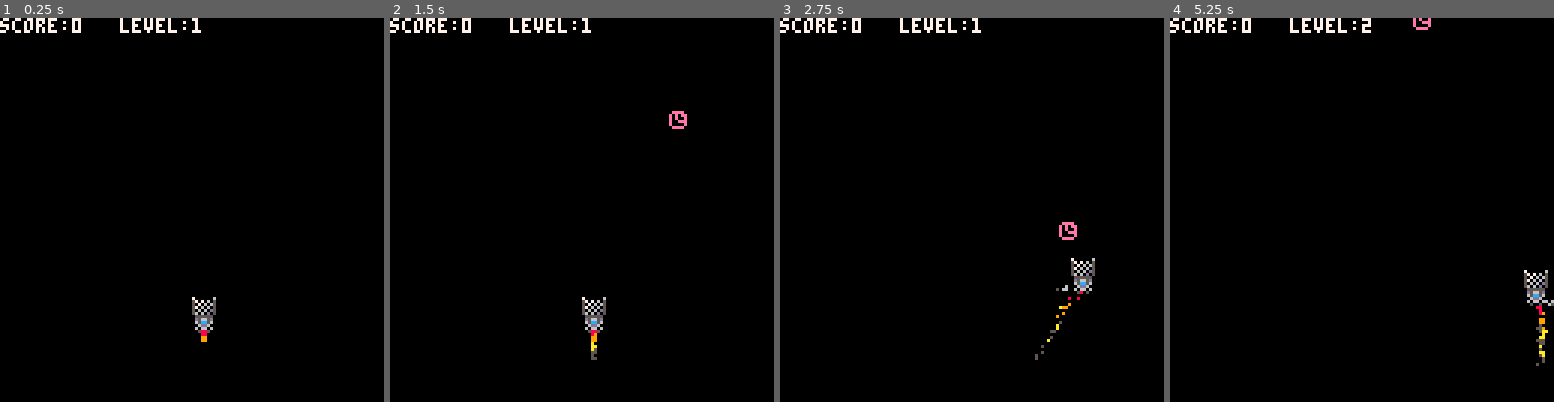
Above: before the commit, frames 1-4 (left to right).
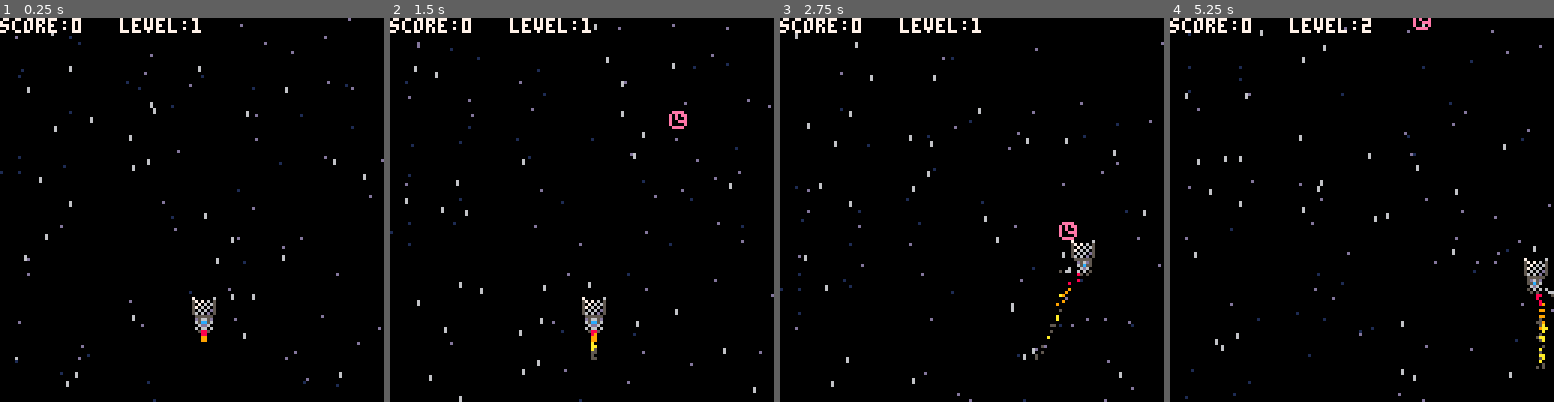
Above: after the commit, the same moments.

Repository: jacobneal65/drop-p8
Game: PICO-8 cartridge drop.p8
The game is run twice, just before and just after one commit, with the same random seed, the same clock (stepped at 60 frames per second) and the same inputs.
Inputs:
- Up to frame 1 (0.25 s): no input
- Up to frame 2 (1.5 s): no input
- Up to frame 3 (2.75 s): hold Right 1.6-2.1 s; hold Up 2.15-2.42 s; hold Right from 2.47 s (still down)
- Up to frame 4 (5.25 s): release Right at 3.03 s; hold Left 3.08-3.58 s; hold Down 3.63-3.97 s; hold Right 4.02-4.68 s; hold Up 4.73-5.03 s; hold Left from 5.08 s (still down)

The runs differ from the first frame. In frame 1, 0.8% of the frame differs, in the area x 0-100%, y 0-100%; in frame 2, 0.8%; in frame 3, 1.6%; in frame 4, 1.6%, in the area x 3-100%, y 1-100%.

Commit message:
added starfield

Diff:
--- a/drop.p8
+++ b/drop.p8
@@ -1,8 +1,7 @@
 pico-8 cartridge // http://www.pico-8.com
 version 42
 __lua__
-
---drop
+--drop game
 --by olivander65
 
 --todo:
@@ -23,7 +22,7 @@
 	max_dx=2
 	max_dy=2
 	acc=0.2
-
+	vacc=0.3--vertical acc
 	fruits={}
 	f_start=16
 	f_cnt=5
@@ -34,6 +33,18 @@
 	frict=0.90
 	level=1
 	pt=0
+
+	--stars
+	starx={}
+	stary={}
+	starspd={}
+	for i=1,100 do
+		add(starx,flr(rnd(128)))
+		add(stary,flr(rnd(128)))
+		add(starspd,rnd(1.5)+0.5)
+	end
+
+
  load_fruit()
 end
 
@@ -61,15 +72,15 @@
 	p_r=false
 	p_u=false
 	p_d=false
-
+	p_spr=2
 
 	--plyr movment
 	--left/right
-	if (btn(0)) p_dx-=acc p_l=true sfx(2)
-	if (btn(1)) p_dx+=acc p_r=true sfx(2)
+	if (btn(0)) p_dx-=acc p_l=true p_spr=3 sfx(2)
+	if (btn(1)) p_dx+=acc p_r=true sfx(2) p_spr=4
 	--up/down
-	if (btn(2)) p_dy-=acc p_u=true sfx(3)
-	if (btn(3)) p_dy+=acc p_d=true sfx(2)
+	if (btn(2)) p_dy-=vacc p_u=true sfx(3)
+	if (btn(3)) p_dy+=vacc p_d=true sfx(2)
 
 	p_dx=(mid(-max_dx,p_dx,max_dx))
 	p_dy=(mid(-max_dy,p_dy,max_dy))
@@ -102,29 +113,31 @@
 		end
 	end
 
-
-
 	--got all fruit
 	if #fruits==0 then
 		level+=1
 		load_fruit()
 	end
 
+	animatestars()
+
 end
 
 function _draw()
 	cls()
+
+	starfield()
  draw_fx()
  local f_px=flr(p_x)
  local f_py=flr(p_y)
 	--rectfill(0,108,127,127,3)
-	spr(2,p_x,p_y)--plyr
+	spr(p_spr,p_x,p_y)--plyr
 	spr(1,p_x,p_y-8)--basket
 
 	if p_l then
 		fire(p_x+6,p_y+2,0.5,0,1,2,f2c)
 	elseif p_r then
-		fire(p_x,p_y+2,-0.5,0,1,2,f2c)
+		fire(p_x+1,p_y+2,-0.5,0,1,2,f2c)
 	end
 
 	if p_u then
@@ -228,33 +241,61 @@
 
 -->8
 --starfield
-
+function starfield()
+	for i=1,#starx do
+		local scol=6
+
+		if starspd[i] < 1 then
+			scol=1
+		elseif starspd[i] < 1.5 then
+			scol=13
+		end
+
+		if starspd[i] <= 1.5 then
+			pset(starx[i],stary[i],scol)
+			else
+			line(starx[i],stary[i],starx[i],stary[i]+1,scol)
+		end
+
+	end
+end
+
+function animatestars()
+	for i=1,#stary do
+		local sy=stary[i]
+		sy+=starspd[i]
+		if sy>128 then
+			sy-=128
+		end
+		stary[i]=sy
+	end
+end
 __gfx__
-00000000000000000d5665d00000000000000000000000000000000000000000000000000d0000d0000000000000000000000000000000000000000000000000
-0000000070000006065cc56000000000000000000000000000000000000000000000000005600650000000000000000000000000000000000000000000000000
-0070070057070605006dd60000000000000000000000000000000000000000000000000006566560000000000000000000000000000000000000000000000000
-000770005070606506066060000000000000000000000000000000000000000000000000006cc600000000000000000000000000000000000000000000000000
-000770005706060500500500000000000000000000000000000000000000000000000000006dd600000000000000000000000000000000000000000000000000
+00000000000000000d5665d005d65d0000d56d50000000000000000000000000000000000d0000d0000000000000000000000000000000000000000000000000
+0000000070000006065cc560055c56000065c5500000000000000000000000000000000005600650000000000000000000000000000000000000000000000000
+0070070057070605006dd600006d60000006d6000000000000000000000000000000000006566560000000000000000000000000000000000000000000000000
+000770005070606506066060050606000060605000000000000000000000000000000000006cc600000000000000000000000000000000000000000000000000
+000770005706060500500500005050000005050000000000000000000000000000000000006dd600000000000000000000000000000000000000000000000000
 00700700506060d50000000000000000000000000000000000000000000000000000000000066000000000000000000000000000000000000000000000000000
 0000000056060d050000000000000000000000000000000000000000000000000000000006566560000000000000000000000000000000000000000000000000
 00000000055555500000000000000000000000000000000000000000000000000000000005000050000000000000000000000000000000000000000000000000
 00000000000000000000000000000000000000000000000000000000000000000000000000000000000000000000000000000000000000000000000000000000
 0088880000dddd0000aaaa0000bbbb0000eeee000099990000000000000000000000000000000000000000000000000000000000000000000000000000000000
-080008800d0dd0d00a0000a00b0bbbb00e0e0ee00900099000000000000000000000000000000000000000000000000000000000000000000000000000000000
-080008800dd00dd00a00a0a00bb0bbb00e0e00e00999909000000000000000000000000000000000000000000000000000000000000000000000000000000000
-080008800dd00dd00a0a0aa00bb00bb00e00eee00900909000000000000000000000000000000000000000000000000000000000000000000000000000000000
-088880800d0dd0d00a00a0a00b0bb0b00e0000e00990909000000000000000000000000000000000000000000000000000000000000000000000000000000000
-0088880000dddd0000aaaa0000bbbb0000eeee000099990000000000000000000000000000000000000000000000000000000000000000000000000000000000
-…(13 lines of a section not shown)…
+080008800d0dd0d00a0000a00b0bbbb00e0e0ee009000990008558000025580000255e0000255e0000855e0000e55e0000e5580000e5520000e5520000855200
+080008800dd00dd00a00a0a00bb0bbb00e0e00e009999090008888000028880000288e000028ee00008eee0000eeee0000eee80000ee820000e8820000888200
+080008800dd00dd00a0a0aa00bb00bb00e00eee009009090008668000026680000268e000028ee00008eee0000eeee0000eee80000ee820000e8620000866200
+088880800d0dd0d00a00a0a00b0bb0b00e0000e009909090008888000028880000288e000028ee00008eee0000eeee0000eee80000ee820000e8820000888200
+0088880000dddd0000aaaa0000bbbb0000eeee0000999900008888000028880000288e000028ee00008eee0000eeee0000eee80000ee820000e8820000888200
+…(13 lines of a section not shown)…
